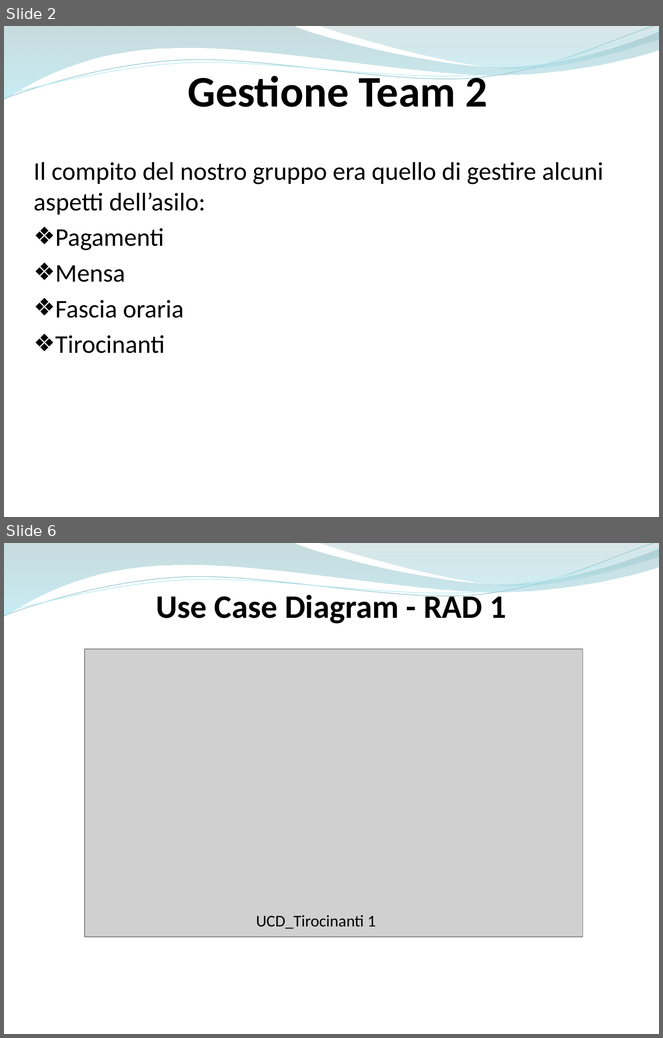
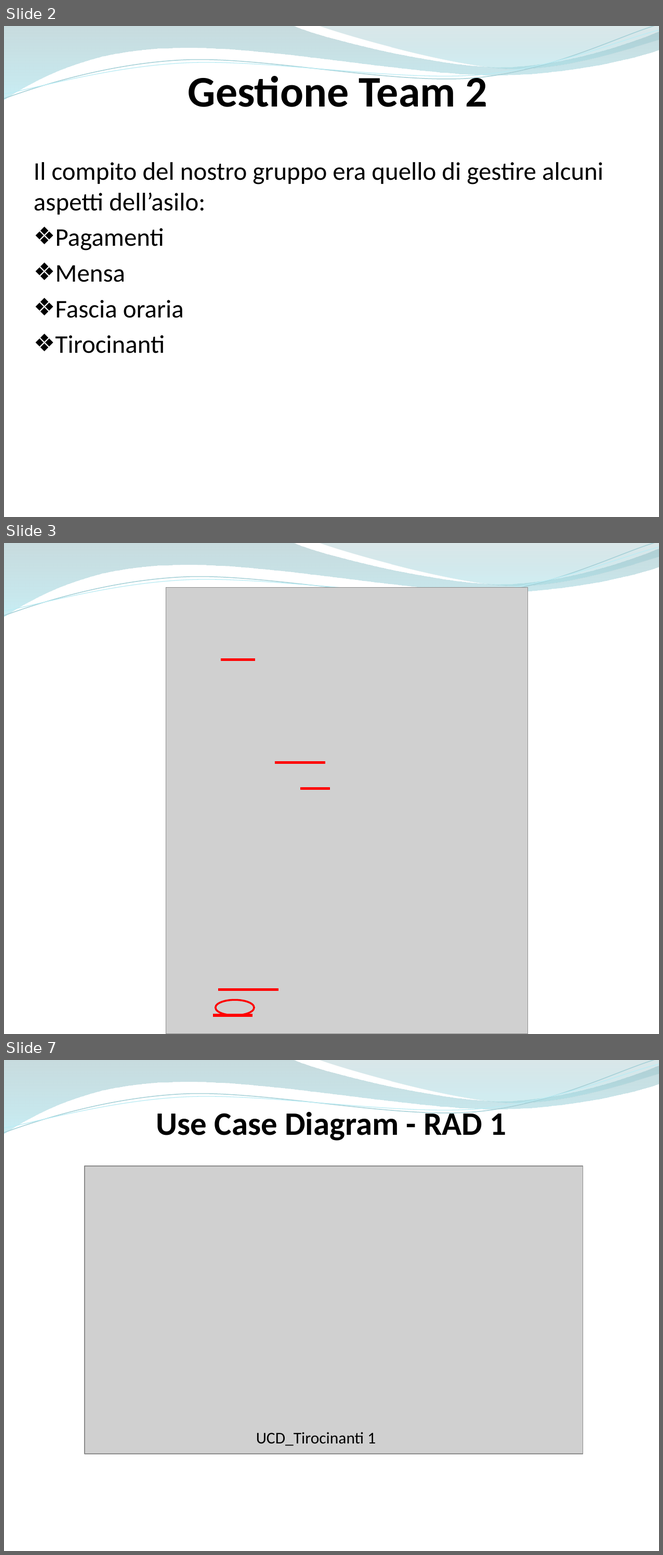
Before and after one commit to ammirate/at-silo, a slide deck: Presentazione/Atsilo2/Durante/Atsilo_M_PresentazioneFinale.pptx. Shown one above the other, each under a label of ours: slides 2 and 6 before the commit, slides 2, 3 and 7 after it; the slides between them are not shown. The pictures are 663x1038 and 663x1555 pixels, drawn with LibreOffice and Linux fonts; fonts in the diff are those of the drawing; grey boxes stand for pictures. Boxes give left, top, right and bottom in pixels: in the first picture for what was removed or moved away, otherwise in the second. Text is boxed around its words. In the diff, an @@ line names an element or a change of style, - is before the commit and + after.

```diff
--- a/Presentazione/Atsilo2/Durante/Atsilo_M_PresentazioneFinale.pptx
+++ b/Presentazione/Atsilo2/Durante/Atsilo_M_PresentazioneFinale.pptx
@@ slide 3 added at [4,543,659,1034], background #FFFFFF; not listed: 4 template elements that a slide beside it also shows @@
@@ picture added at [166,588,528,1034] @@
@@ line added from (221, 659) to (255, 659), #FF0000 3 pt @@
@@ line added from (274, 763) to (325, 763), #FF0000 3 pt @@
@@ line added from (301, 788) to (330, 788), #FF0000 3 pt @@
@@ line added from (218, 990) to (279, 990), #FF0000 3 pt @@
@@ ellipse added at [216,1000,254,1016], outline #FF0000 2 pt @@
@@ line added from (213, 1015) to (253, 1015), #FF0000 3 pt @@
@@ what was slide 6 is now slide 7 @@
```
Also in this commit, not shown: 5 slides changed, 1 other slide added, 2 slides removed.
